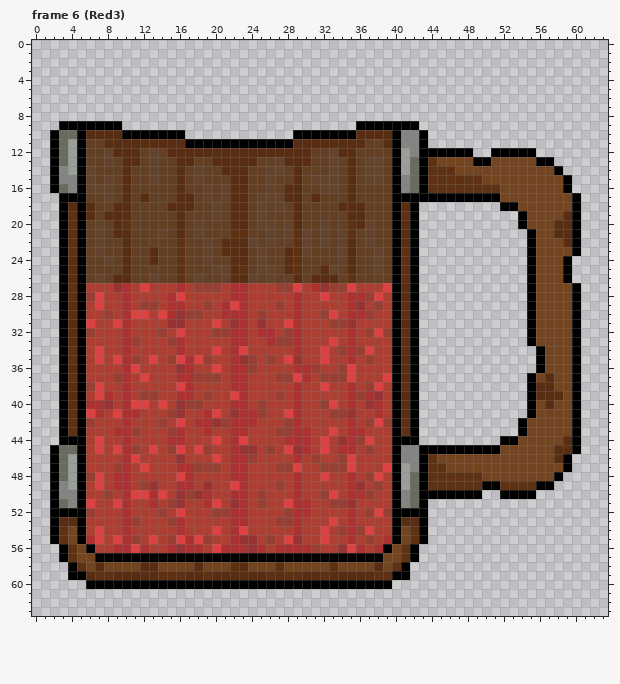
A pixel-art file gets an edit: assets/models/mug/cut_mug.ase. The picture above was drawn from the file before the commit.
64x64 pixels, 27 frames. Colours within 5 levels of each other are drawn and written as one. Shown: frame 6 (Red3). The commit also changed other frames, which this record leaves out.
New version:
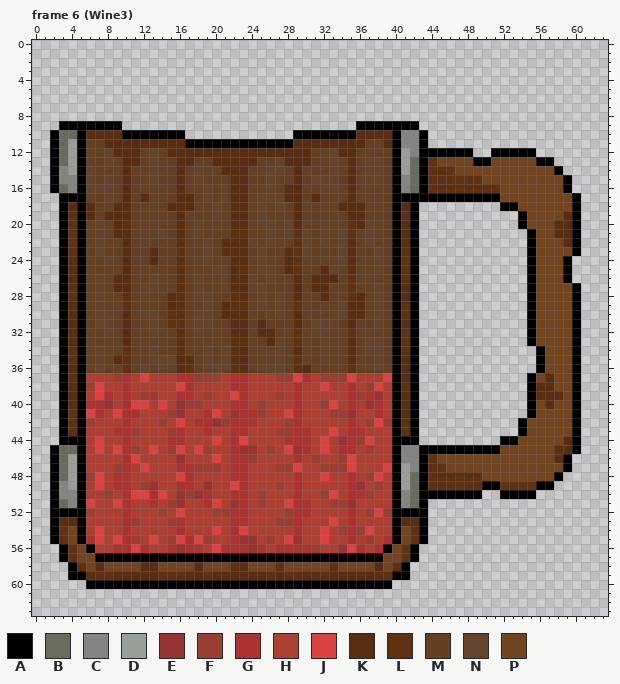
Palette (. is transparent): A #000000  B #696b5e  C #848482  D #999e98  E #983333  F #983f33  G #ac3232  H #ac3f32  J #dc4242  K #592d12  L #5f3113  M #633f23  N #63432b  P #734420
Changes in this commit:
Frame 6 (Wine3), layer "RedLiquid":
y 27: x 6..39 HHHEGHJHHHGHFFFHGGHHHFFJHGEFFJHHHJ -> MNMKKMNNMMLMNMMNKKNNMMMKMKKMMLMMNM
y 28: x 6..39 FJHHGHHHHGJHHHHHGGHHHHHGHHJHHGGFJH -> MNMMLMNMMKLMNNMMLKMNMNMKMMKMMLKMNM
y 29: x 6..39 HJHHGHFFHGGHHFHGJGHHHFHGHHHHHGEHFH -> MNMMLMMMMKLMMNMKLLMNMNMLMMMMNKKMNM
y 30: x 6..39 HHFHGJJHJGEFFHHGGGHFHHHGHHFJHGGFHH -> MNNMKMNNMLLMNNMKKKMMMNMKMMMMNKKMNM
y 31: x 6..39 JHHJGHHHHEEHHHJHEGHEHHJGHHHFFEHHHH -> MNNMKMMNMLLMNNMMKKMKMMMKMNNNMKMMNM
y 32: x 6..39 FHHHGHHHFHJHHHFFGGHGGHFGHHHHHGHFJF -> MMNMKMMNMMLMNMMMKKMKKMMLMNNMMLMMMM
y 33: x 6..39 HHHHGFHHHFGHHHHHGGHHGFFGHHHJHGHHHH -> MMMMKMMMMMLMMMMMLLMMKNMLMMNMMKMNNM
y 34: x 6..39 HJHHGHHHHHGHHHJHGJHHHHHGHHJHFGFJHH -> MNMMLMMNMMLMMNMNLKMMMNMKMMNMMKMNNM
y 35: x 6..39 HJHJGFHJHFJGJFHHGEFHFHJEHHJHHGHFHH -> MNMKLMMNNNKKMNMNLKMMMNMLMMNMMKMMNM
y 36: x 6..39 HHHHGJHHHHEGHHJHGGFHHHHGGFHHFJHHHH -> MNMMLMNMNMKLMNNNLKMNNNMLKMMMMLMMNM
Boxes around the changes in both pictures, in picture pixels (x1, y1, x2, y2):
changed: (86, 283, 392, 373)
